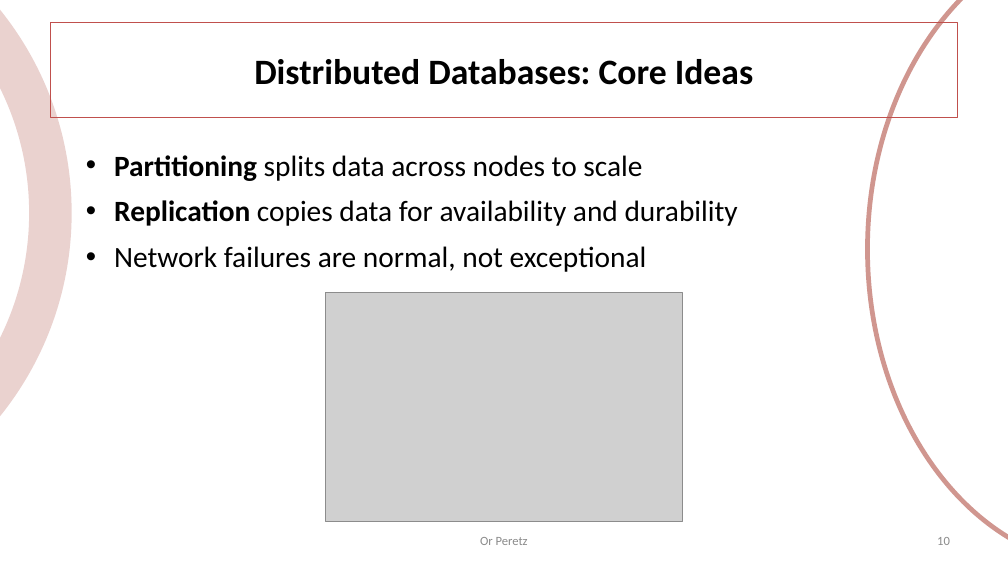
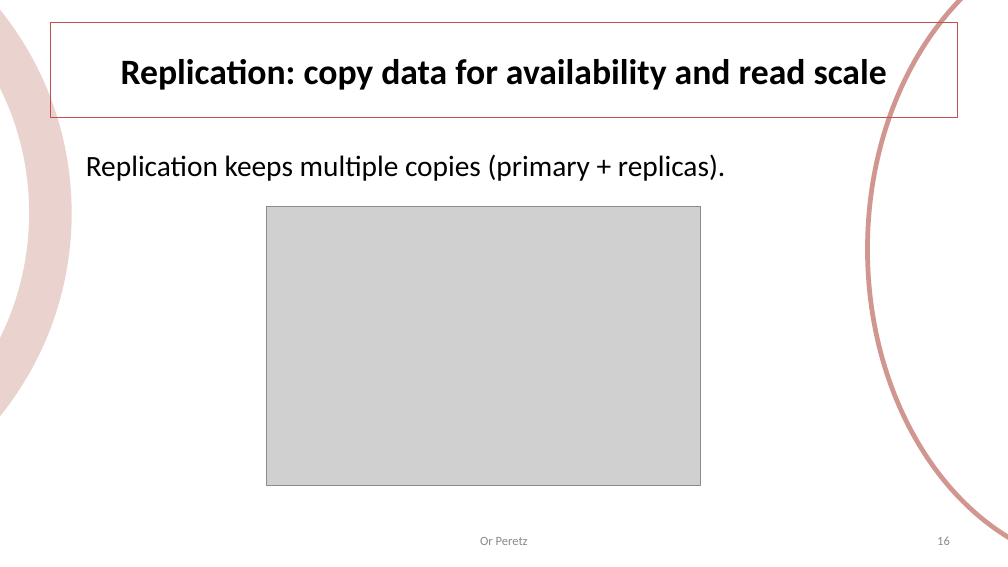
Before and after one commit to OrPerets/data-engineering-course, a slide deck: slide 16 of build/03-distributed-dbs.pptx (slide 10 before the commit). Drawn at 1008x567 pixels with LibreOffice and Linux fonts; fonts in the diff are those of the drawing; grey boxes stand for pictures. Boxes give left, top, right and bottom in pixels: in the first picture for what was removed or moved away, otherwise in the second. Text is boxed around its words. In the diff, an @@ line names an element or a change of style, - is before the commit and + after.

```diff
--- a/build/03-distributed-dbs.pptx
+++ b/build/03-distributed-dbs.pptx
@@ title at (121, 59, 887, 90): text changed @@
-Distributed Databases: Core Ideas
+Replication: copy data for availability and read scale
@@ text at (86, 154, 725, 181): text changed @@
-• Partitioning splits data across nodes to scale
-• Replication copies data for availability and durability
-• Network failures are normal, not exceptional
+Replication keeps multiple copies (primary + replicas).
@@ picture: place and size @@
-picture at (326, 293, 683, 522)
+picture at (267, 206, 701, 485)
@@ page number at (937, 536, 950, 545): text changed @@
-10
+16
```
Also in this commit, not shown: 13 other slides changed, 24 slides added, 16 slides removed, 24 other files.
